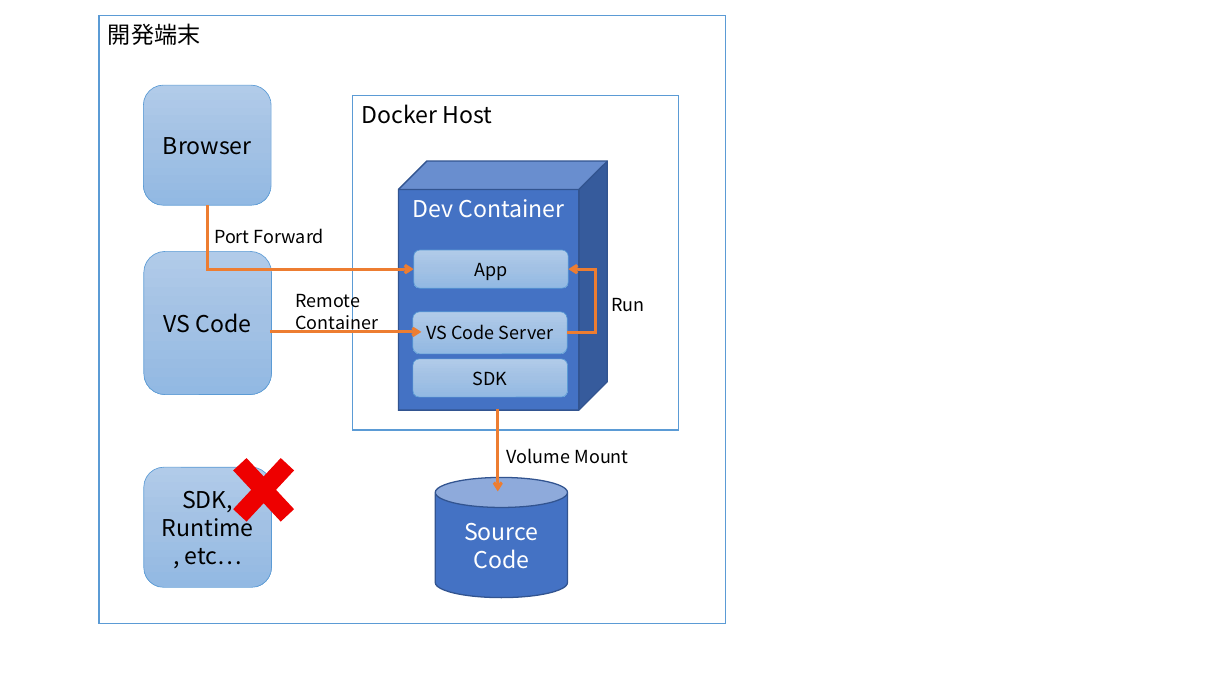
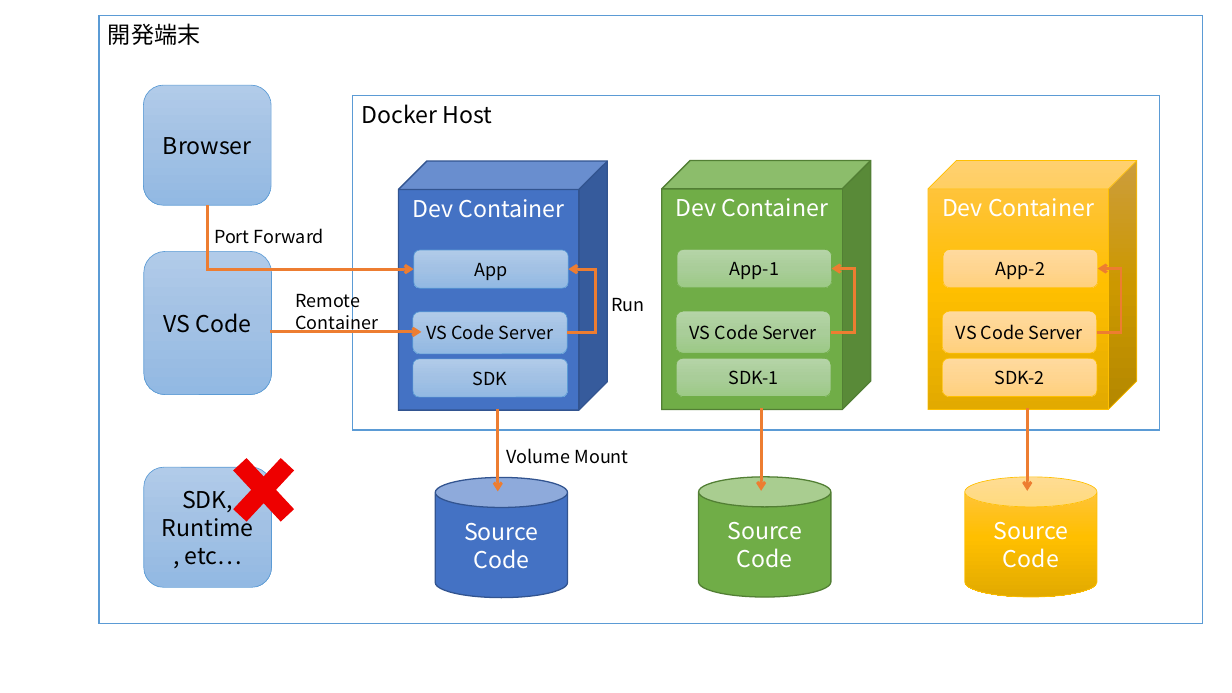
Before and after one commit to ayuina/ainaba-csa-blog, a slide deck: slide 1 of docker-outside-of-vscode-devcontainer/images/figures.pptx. Drawn at 1232x693 pixels with LibreOffice and Linux fonts; fonts in the diff are those of the drawing. Boxes give left, top, right and bottom in pixels: in the first picture for what was removed or moved away, otherwise in the second. Text is boxed around its words. In the diff, an @@ line names an element or a change of style, - is before the commit and + after.

```diff
--- a/docker-outside-of-vscode-devcontainer/images/figures.pptx
+++ b/docker-outside-of-vscode-devcontainer/images/figures.pptx
@@ rectangle "開発端末": place and size @@
-rectangle "開発端末" at (99,16,726,624)
+rectangle "開発端末" at (99,16,1203,624)
@@ rectangle "Docker Host": place and size @@
-rectangle "Docker Host" at (352,95,678,430)
+rectangle "Docker Host" at (352,95,1160,430)
@@ cube added at (662,161,871,410), fill #70AD47, outline #538035 1 pt, 18 pt, text #FFFFFF @@
+Dev Container
@@ cube added at (928,161,1137,410), fill gradient #FFC64B to #FFC000 to #E3AB00, outline #FFC000 0.5 pt, 18 pt, text #FFFFFF @@
+Dev Container
@@ rounded rectangle added at (677,250,832,287), fill gradient #B5D5A7 to #AACE9A to #9CC987, outline #70AD47 0.5 pt, 14 pt, text #000000 @@
+App-1
@@ elbow arrow added from (831, 333) to (832, 269), #ED7D31 2.25 pt @@
@@ rounded rectangle added at (944,250,1098,287), fill gradient #FFDB9E to #FFD590 to #FFD07C, outline #FFC000 0.5 pt, 14 pt, text #000000 @@
+App-2
@@ elbow arrow added from (1097, 333) to (1098, 269), #ED7D31 2.25 pt @@
@@ rounded rectangle added at (677,311,831,354), fill gradient #B5D5A7 to #AACE9A to #9CC987, outline #70AD47 0.5 pt, 14 pt, text #000000 @@
+VS Code Server
@@ rounded rectangle added at (943,311,1097,354), fill gradient #FFDB9E to #FFD590 to #FFD07C, outline #FFC000 0.5 pt, 14 pt, text #000000 @@
+VS Code Server
@@ rounded rectangle added at (677,359,831,396), fill gradient #B5D5A7 to #AACE9A to #9CC987, outline #70AD47 0.5 pt, 14 pt, text #000000 @@
+SDK-1
@@ rounded rectangle added at (943,359,1097,396), fill gradient #FFDB9E to #FFD590 to #FFD07C, outline #FFC000 0.5 pt, 14 pt, text #000000 @@
+SDK-2
@@ arrow added from (762, 409) to (762, 491), #ED7D31 2.25 pt @@
@@ arrow added from (1028, 409) to (1028, 491), #ED7D31 2.25 pt @@
@@ cylinder added at (699,477,831,597), fill #70AD47, outline #538035 1 pt, 18 pt, text #FFFFFF @@
+Source Code
@@ cylinder added at (965,477,1097,597), fill gradient #FFC64B to #FFC000 to #E3AB00, outline #FFC000 0.5 pt, 18 pt, text #FFFFFF @@
+Source Code
```
Also in this commit, not shown: 2 other files.
